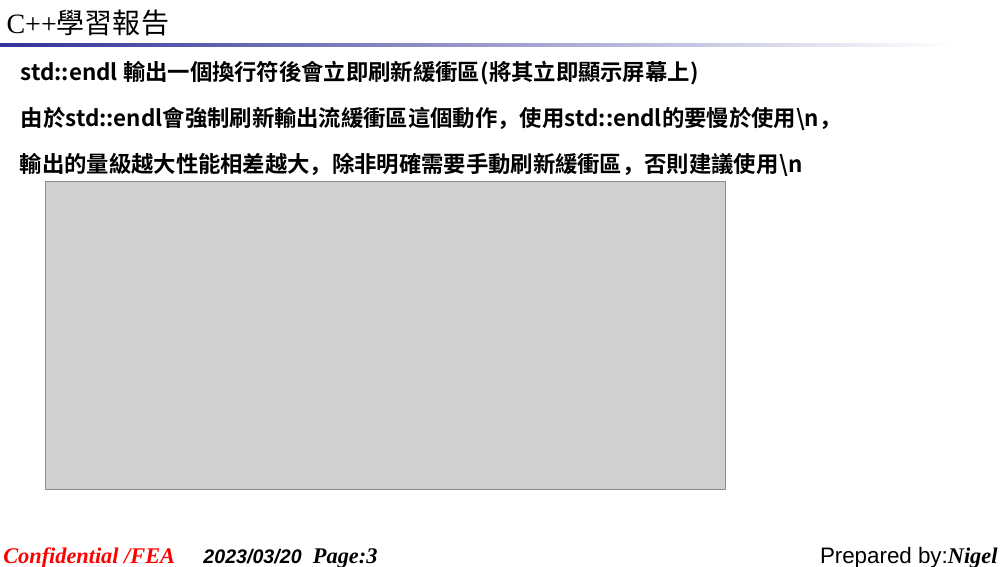
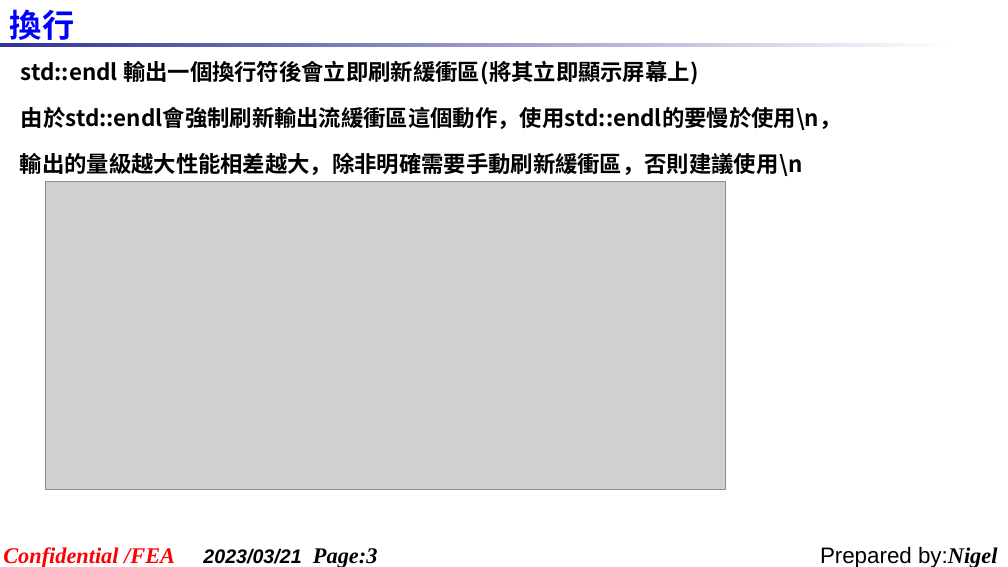
Before and after one commit to Shadow-ei/TEMP, a slide deck: slide 3 of 报告/C++學習報告_20230320.ppt. Drawn at 1008x567 pixels with LibreOffice and Linux fonts; fonts in the diff are those of the drawing; grey boxes stand for pictures; background and template pictures are left out. Boxes give left, top, right and bottom in pixels: in the first picture for what was removed or moved away, otherwise in the second. Text is boxed around its words. In the diff, an @@ line names an element or a change of style, - is before the commit and + after.

```diff
--- a/报告/C++學習報告_20230320.ppt
+++ b/报告/C++學習報告_20230320.ppt
@@ text removed at (x1=7, y1=11, x2=169, y2=36) @@
-C++學習報告
@@ text added at (x1=10, y1=9, x2=74, y2=46), 23 pt, text #0000FF, bold @@
+換行
@@ text at (x1=203, y1=548, x2=377, y2=567): text changed @@
-2023/03/20 Page:3
+2023/03/21 Page:3
```
Also in this commit, not shown: 7 other slides changed, 10 slides added, 3 slides removed.
